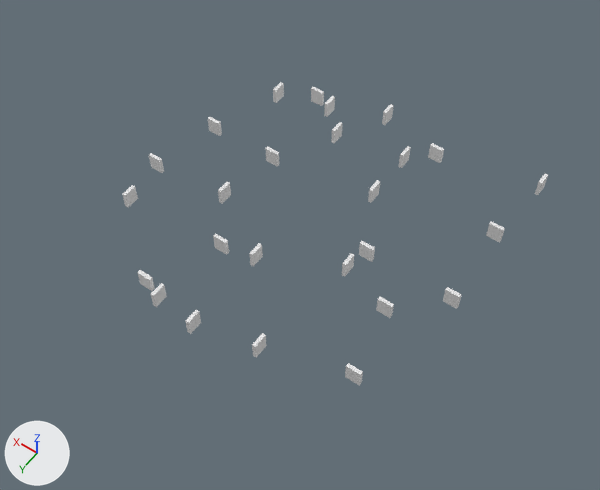
A saved change to the FBX model bachelor/Assets/Prefabs/Models/Scene_Maze_moving.fbx.
Camera for both pictures: a 50 mm lens placed at (-82.2, 119.1, 172.7), pointed at (-2.9, 8.2, -1.6). The axes (+X, +Y, +Z) are drawn at lower left. The lights are the same throughout.
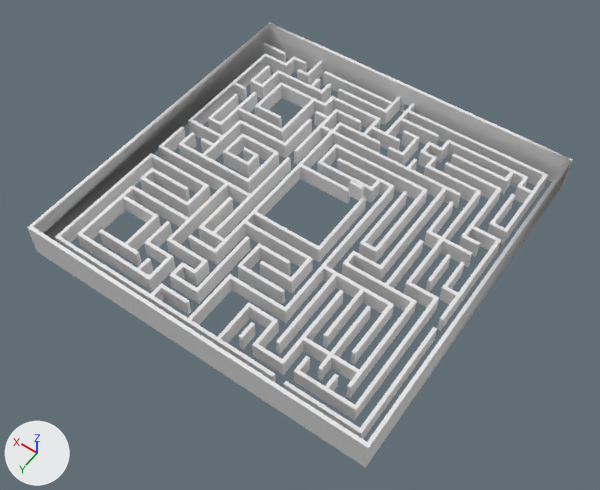
Pixel boxes [x1, y1, x2, y2] of what changed, in the pictures (600 x 490 px):
'Walls', shown
    after: [27, 23, 573, 468]

The change in detail:
Object 'Walls' (ob_walls) is now shown.
